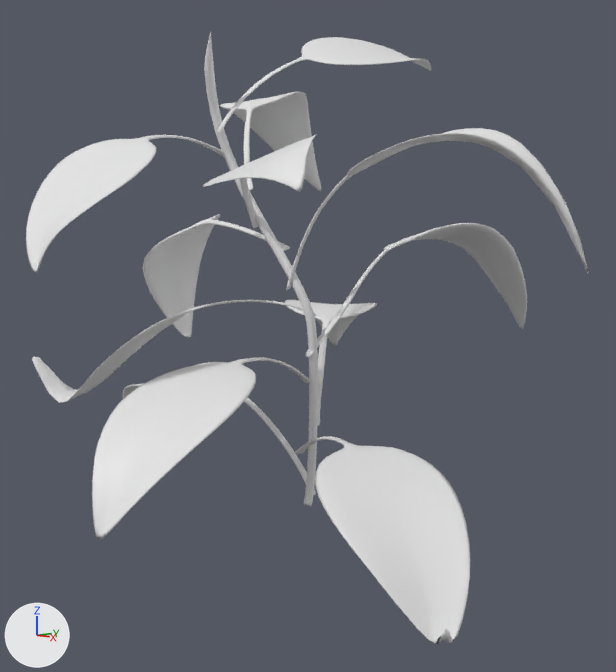
One commit to the Blender file Assets/3d Models/plant1_Medium.blend: the scene before it, then after it.
One viewpoint serves both versions: a camera (50 mm lens) standing at (10.89, -9.38, 4.56) and looking at (-0.02, 0.03, 2.93). The lights are fixed; the arrows at lower left show +X, +Y and +Z.

Objects in the first picture: 'Leaf', 'Stem'.
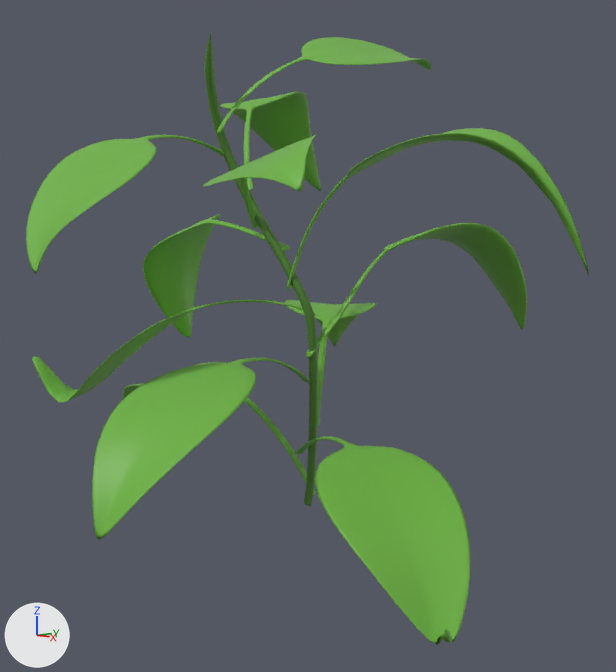
Commit message: Uploaded models of Plant1 with colors.

Changed parts and their boxes [x1, y1, x2, y2] in the pictures (616 x 672 px):
'Leaf', recoloured (white to green): [26, 37, 589, 645] in both
'Stem', recoloured (grey to green): [204, 31, 318, 506] in both

What changed in the scene script:
```text
Add mat_material_001:
    mat_material_001 = principled_material('Material.001')
    mat_material_001.base_color = (0.0761, 0.216, 0.0263)  # green #4e802d
Add mat_material:
    mat_material = principled_material('Material')
    mat_material.base_color = (0.153, 0.451, 0.0497)  # green #6db33f
Change me_circle:
    where me_circle.from_pydata(...)  # 64 vertices, 46 faces; spans x -0.03..5.35, y -1.0..1.0, z -0.31..1.39
    add me_circle.materials.append(mat_material)  # green #6db33f
Change me_circle_001:
    where me_circle_001.from_pydata(...)  # 256 vertices, 248 faces; spans x -0.13..0.13, y -0.13..0.13, z 0.0..12.95
    add me_circle_001.materials.append(mat_material_001)  # green #4e802d
```
